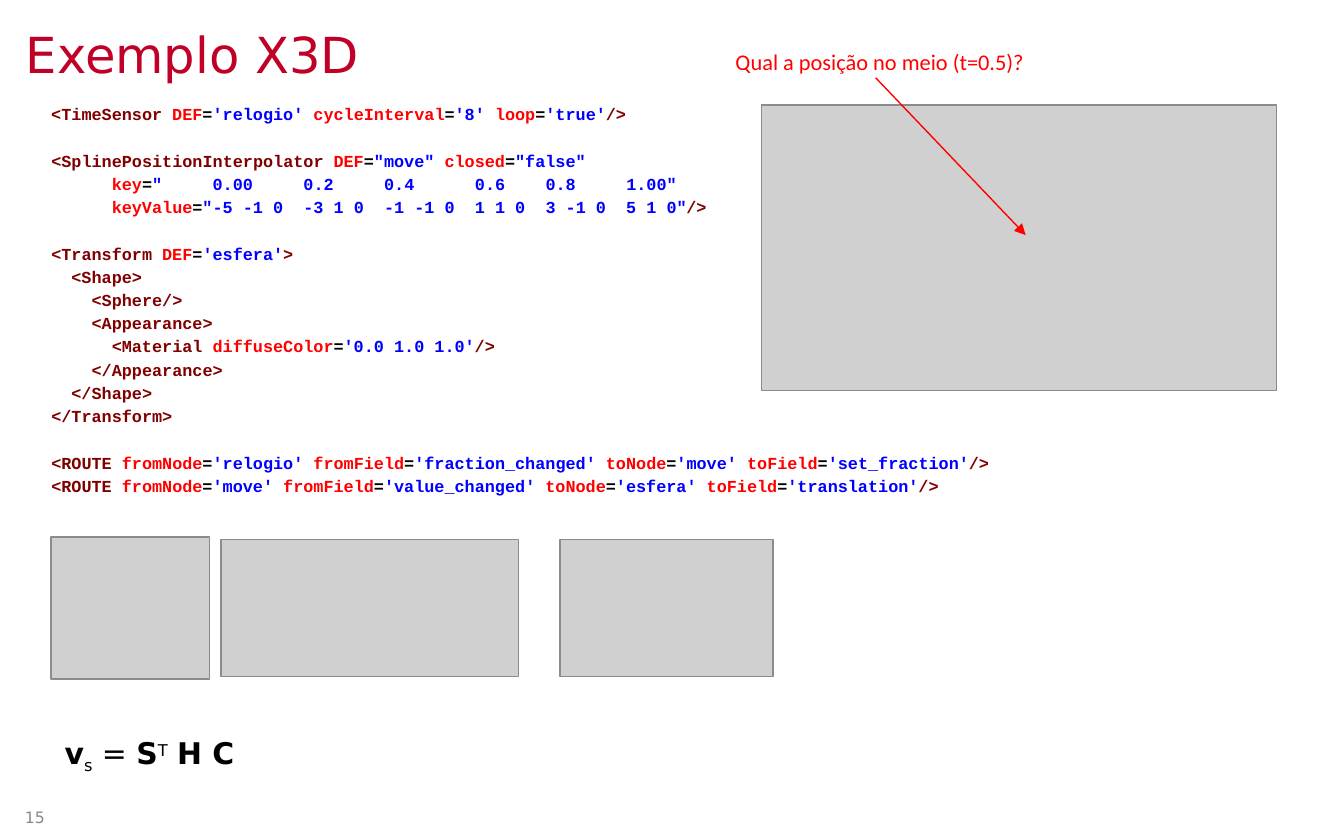
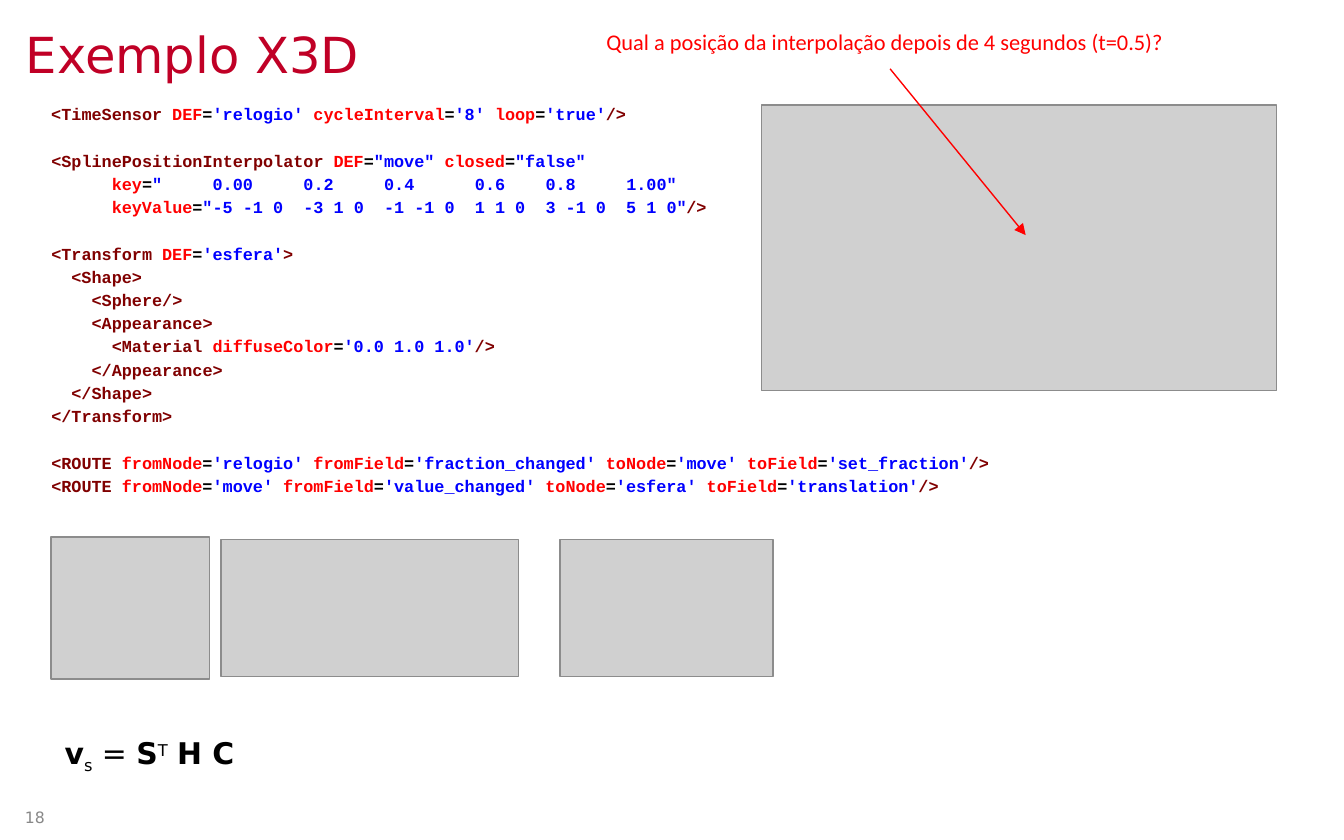
Before and after one commit to lpsoares/ComputacaoGrafica, a slide deck: slide 18 of content/aulas/16-revisao4/aula16_revisao4.pptx (slide 15 before the commit). Drawn at 1344x840 pixels with LibreOffice and Linux fonts; fonts in the diff are those of the drawing; grey boxes stand for pictures; background and template pictures are left out. Boxes give left, top, right and bottom in pixels: in the first picture for what was removed or moved away, otherwise in the second. Text is boxed around its words. In the diff, an @@ line names an element or a change of style, - is before the commit and + after.

```diff
--- a/content/aulas/16-revisao4/aula16_revisao4.pptx
+++ b/content/aulas/16-revisao4/aula16_revisao4.pptx
@@ text at [606,34,1163,54]: text changed @@
-Qual a posição no meio (t=0.5)?
+Qual a posição da interpolação depois de 4 segundos (t=0.5)?
@@ arrow moved from (876, 78) - (1025, 235) to (890, 69) - (1025, 235) @@
@@ page number at [25,811,45,823]: text changed @@
-15
+18
```
Also in this commit, not shown: 7 other slides changed, 3 slides added.
